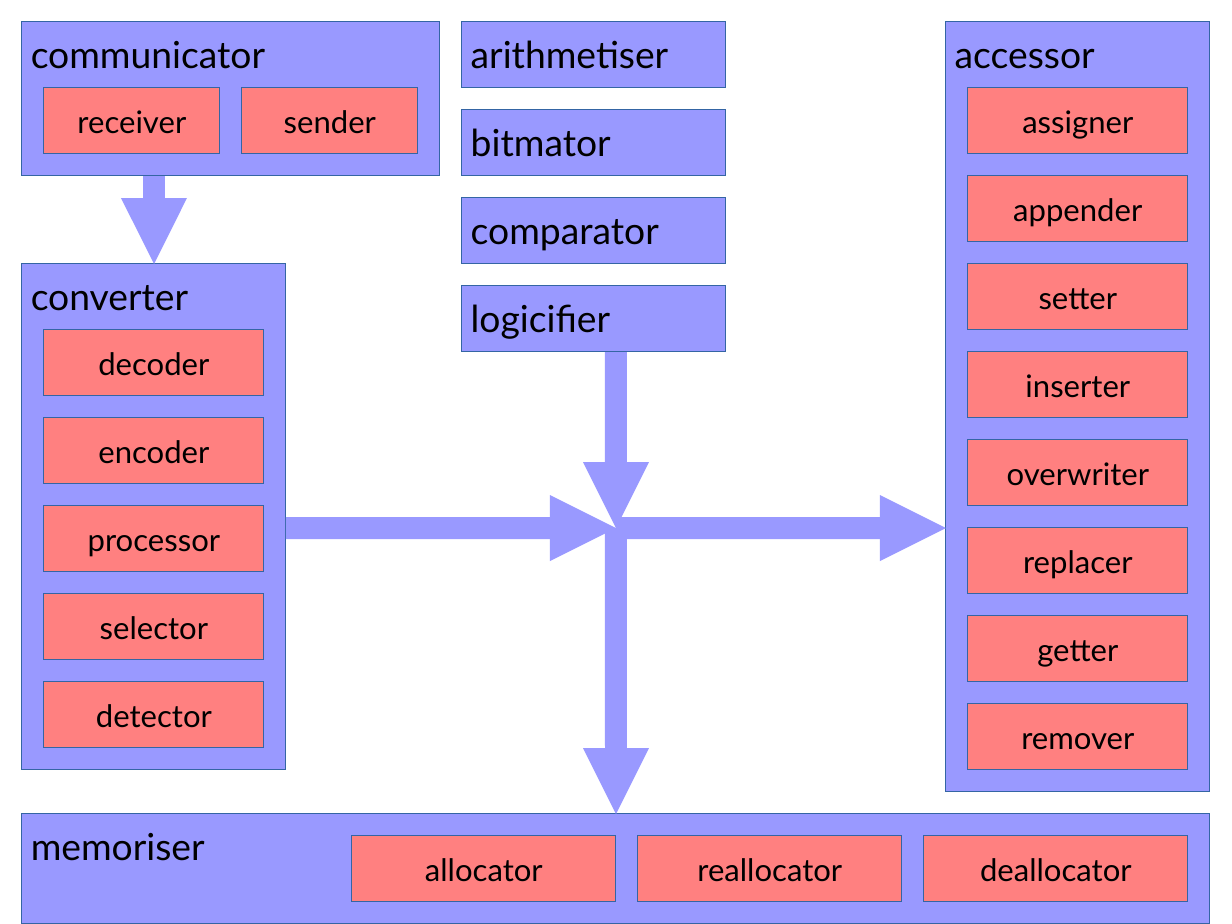
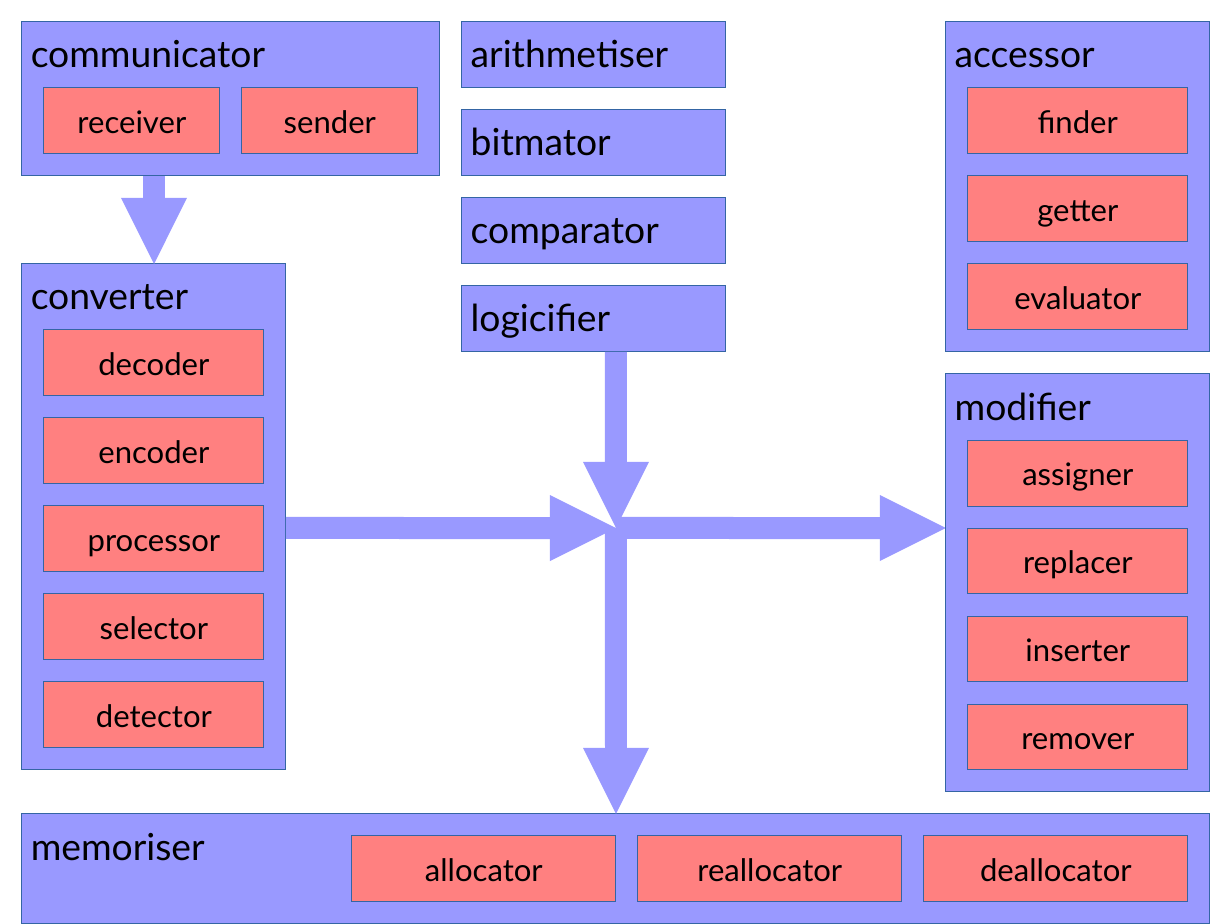
Before and after one commit to BackupTheBerlios/cybop-svn, a slide deck: slide 3 of trunk/src/architecture.odp. Drawn at 1232x924 pixels with LibreOffice and Linux fonts; fonts in the diff are those of the drawing. Boxes give left, top, right and bottom in pixels: in the first picture for what was removed or moved away, otherwise in the second. Text is boxed around its words. In the diff, an @@ line names an element or a change of style, - is before the commit and + after.

```diff
--- a/trunk/src/architecture.odp
+++ b/trunk/src/architecture.odp
@@ rectangle "accessor": place and size @@
-rectangle "accessor" at <box>946,22,1210,793</box>
+rectangle "accessor" at <box>946,22,1210,352</box>
@@ rectangle added at <box>968,88,1188,154</box>, fill #FF8080, outline #3465A4 0 pt, 20 pt, text #000000 @@
+finder
@@ rectangle "getter": place and size @@
-rectangle "getter" at <box>968,616,1188,682</box>
+rectangle "getter" at <box>968,176,1188,241</box>
@@ rectangle removed at <box>968,176,1188,241</box> @@
-appender
@@ text in rectangle at <box>1014,286,1141,310</box>: text changed @@
-setter
+evaluator
@@ rectangle added at <box>946,375,1210,793</box>, fill #9999FF, outline #3465A4 0 pt, 24 pt, text #000000 @@
+modifier
@@ rectangle "assigner": place and size @@
-rectangle "assigner" at <box>968,88,1188,154</box>
+rectangle "assigner" at <box>968,440,1188,506</box>
@@ rectangle removed at <box>968,440,1188,506</box> @@
-overwriter
@@ rectangle "inserter": place and size @@
-rectangle "inserter" at <box>968,352,1188,418</box>
+rectangle "inserter" at <box>968,616,1188,682</box>
```
Also in this commit, not shown: 2 other files.
